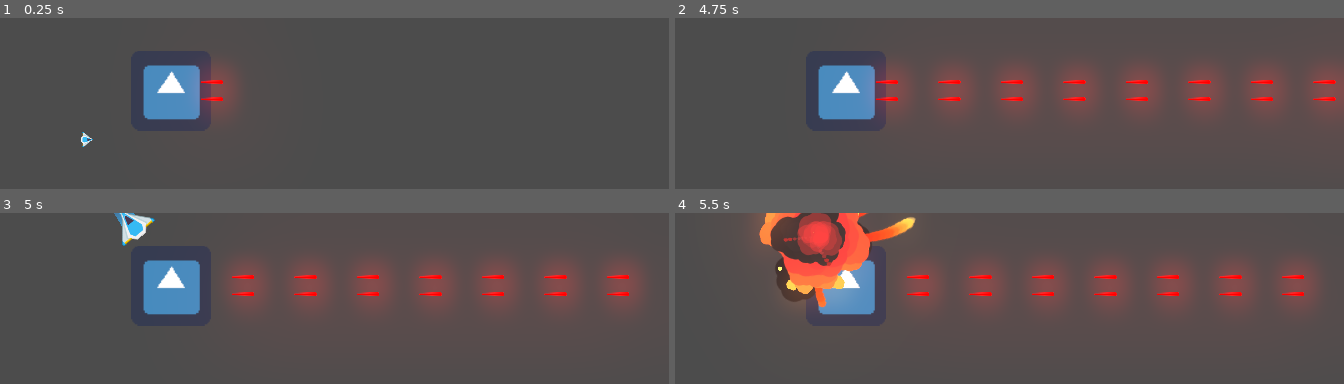
Above: before the commit, frames 1-4 (two rows, left to right).
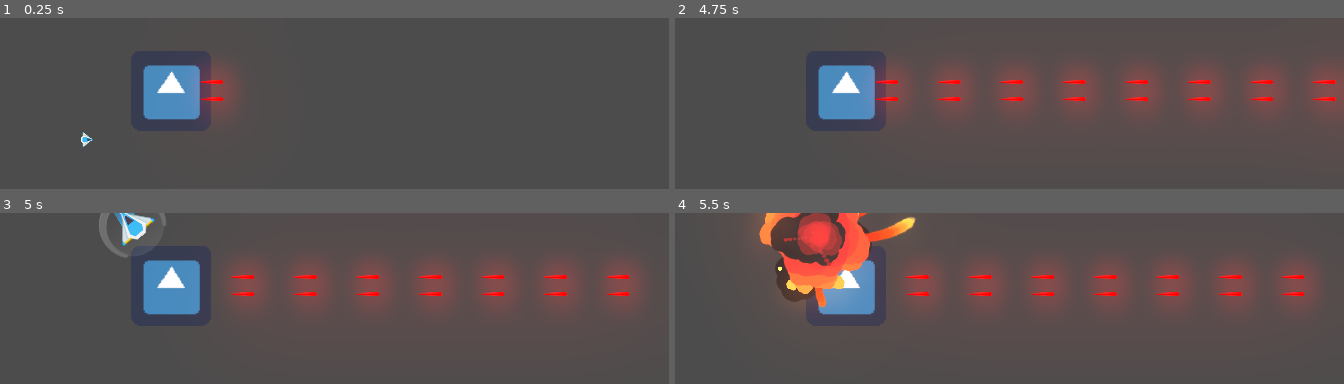
Above: after the commit, the same moments.

Repository: RamaAlves/Meteoritos_juego
Game: Godot game, scene res://Juego/Niveles/NivelTest.tscn
Same seed, same stepped clock (60 frames per second), same inputs: the game is played once before the commit and once after it. The engine's default icon, where the game draws it, is replaced by a stand-in: a white triangle on a blue panel in a dark square.
Inputs (mouse positions are in pixels of both pictures, inside the frame that each line leads up to):
- Up to frame 1 (0.25 s): no input
- Up to frame 2 (4.75 s): move the mouse to (outside the picture) at 0.52 s; hold Up (mover_adelante) 0.53-1.28 s; hold Space (disparo_base) 0.53-1.28 s; move the mouse to (outside the picture) at 1.27 s; hold S (mover_atras) 1.28-2.03 s; tap Shift (disparo_secundario) at 1.35, 4.35 s; move the mouse to (1022, 144) at 2.02 s; hold Left (rotar_antihorario) 2.03-2.78 s; hold Up (mover_adelante) 2.03-3.53 s; move the mouse to (outside the picture) at 2.77 s; tap D (rotar_horario) at 2.85 s; move the mouse to (outside the picture) at 3.52 s; hold Space (disparo_base) 3.53-4.28 s; hold S (mover_atras) from 3.53 s (still down); tap Middle mouse button (escudo, bound only after the commit) at 4.15 s; move the mouse to (701, 175) at 4.27 s
- Up to frame 3 (5 s): keep holding S (mover_atras)
- Up to frame 4 (5.5 s): keep holding S (mover_atras); move the mouse to (outside the picture) at 5.02 s; hold Left (rotar_antihorario) from 5.03 s (still down)

Frames 1-2 are identical in both runs. In frame 3, 0.3% of the frame differs, in the area x 14-25%, y 0-26%; in frame 4, nothing differs.

Commit message:
Agregando escudo Player

Diff:
--- /dev/null
+++ b/Juego/Naves/Player/Escudo/Escudo.gd
@@ -0,0 +1,54 @@
+##Escudo.gd
+class_name Escudo
+extends Area2D
+
+#variables export
+export var energia:float = 10.0
+export var radio_desgaste:float = -1.6
+
+##variables
+var esta_activado:bool = false setget ,get_esta_activado
+
+##setters y getters
+func get_esta_activado()->bool:
+	return esta_activado
+
+##Metodos
+func _ready() -> void:
+	set_process(false)
+	controlar_colisionador(true)
+
+func _process(delta:float)->void:
+	energia+=radio_desgaste*delta
+
+	if energia<=0.0:
+		desactivar()
+
+##Metodos custom
+func controlar_colisionador(esta_desactivado:bool)->void:
+	$CollisionShape2D.set_deferred("disabled", esta_desactivado)
+
+func activar()->void:
+	if energia<=0.0:
+		return
+
+	esta_activado=true
+	controlar_colisionador(false)
+	$AnimationPlayer.play("activandose")
+
+func desactivar()-> void:
+	set_process(false)
+	esta_activado=false
+	controlar_colisionador(true)
+	$AnimationPlayer.play_backwards("activandose")
+
+##Señales internas
+func _on_AnimationPlayer_animation_finished(anim_name: String) -> void:
+	if anim_name=="activandose" and esta_activado:
+		$AnimationPlayer.play("activado")
+		set_process(true)
+
+
+
+func _on_body_entered(body: Node) -> void:
+	body.queue_free()
--- /dev/null
+++ b/Juego/Naves/Player/Escudo/Escudo.tscn
@@ -0,0 +1,241 @@
+[gd_scene load_steps=10 format=2]
+
+[ext_resource path="res://Juego/Naves/Player/Escudo/shieldAbriendo2.png" type="Texture" id=1]
+[ext_resource path="res://Juego/Naves/Player/Escudo/shieldAbriendo1.png" type="Texture" id=2]
+[ext_resource path="res://Juego/Naves/Player/Escudo/shieldCompleto.png" type="Texture" id=3]
+[ext_resource path="res://Juego/Naves/Player/Escudo/soundShield.ogg" type="AudioStream" id=4]
+[ext_resource path="res://Juego/Naves/Player/Escudo/Escudo.gd" type="Script" id=5]
+
+[sub_resource type="CircleShape2D" id=5]
+radius = 73.0274
+
+[sub_resource type="Animation" id=1]
+resource_name = "Default"
+length = 0.001
+tracks/0/type = "value"
+tracks/0/path = NodePath("SpiteCompleto:visible")
+tracks/0/interp = 1
+tracks/0/loop_wrap = true
+tracks/0/imported = false
+tracks/0/enabled = true
+tracks/0/keys = {
+"times": PoolRealArray( 0 ),
+"transitions": PoolRealArray( 1 ),
+"update": 1,
+"values": [ false ]
+}
+tracks/1/type = "value"
+tracks/1/path = NodePath("SpriteAbriendo1:visible")
+tracks/1/interp = 1
+tracks/1/loop_wrap = true
+tracks/1/imported = false
+tracks/1/enabled = true
+tracks/1/keys = {
+"times": PoolRealArray( 0 ),
+"transitions": PoolRealArray( 1 ),
+"update": 1,
+"values": [ false ]
+}
+tracks/2/type = "value"
+tracks/2/path = NodePath("SpriteAbriendo2:visible")
+tracks/2/interp = 1
+tracks/2/loop_wrap = true
+tracks/2/imported = false
+tracks/2/enabled = true
+tracks/2/keys = {
+"times": PoolRealArray( 0 ),
+"transitions": PoolRealArray( 1 ),
+"update": 1,
+"values": [ false ]
+}
+tracks/3/type = "value"
+tracks/3/path = NodePath("SpiteCompleto:scale")
+tracks/3/interp = 1
+tracks/3/loop_wrap = true
+tracks/3/imported = false
+tracks/3/enabled = true
+tracks/3/keys = {
+"times": PoolRealArray( 0 ),
+"transitions": PoolRealArray( 1 ),
+"update": 0,
+"values": [ Vector2( 1, 1 ) ]
+}
+tracks/4/type = "value"
+tracks/4/path = NodePath("SpriteAbriendo1:scale")
+tracks/4/interp = 1
+tracks/4/loop_wrap = true
+tracks/4/imported = false
+tracks/4/enabled = true
+tracks/4/keys = {
+"times": PoolRealArray( 0 ),
+"transitions": PoolRealArray( 1 ),
+"update": 0,
+"values": [ Vector2( 1, 1 ) ]
+}
+tracks/5/type = "value"
+tracks/5/path = NodePath("SpriteAbriendo2:scale")
+tracks/5/interp = 1
+tracks/5/loop_wrap = true
+tracks/5/imported = false
+tracks/5/enabled = true
+tracks/5/keys = {
+"times": PoolRealArray( 0 ),
+"transitions": PoolRealArray( 1 ),
+"update": 0,
+"values": [ Vector2( 1, 1 ) ]
+}
+
+[sub_resource type="Animation" id=3]
+resource_name = "activado"
+loop = true
+step = 0.05
+tracks/0/type = "value"
+tracks/0/path = NodePath("SpiteCompleto:visible")
+tracks/0/interp = 1
+tracks/0/loop_wrap = true
+tracks/0/imported = false
+tracks/0/enabled = true
+tracks/0/keys = {
+"times": PoolRealArray( 0 ),
+"transitions": PoolRealArray( 1 ),
+"update": 1,
+"values": [ true ]
+}
+tracks/1/type = "value"
+tracks/1/path = NodePath("SpiteCompleto:scale")
+tracks/1/interp = 1
+tracks/1/loop_wrap = true
+tracks/1/imported = false
+tracks/1/enabled = true
+tracks/1/keys = {
+"times": PoolRealArray( 0, 0.25, 0.5, 0.75, 1 ),
+"transitions": PoolRealArray( 1, 1, 1, 1, 1 ),
+"update": 0,
+"values": [ Vector2( 1, 1 ), Vector2( 1.2, 1.2 ), Vector2( 1, 1 ), Vector2( 1.2, 1.2 ), Vector2( 1, 1 ) ]
+}
+tracks/2/type = "value"
+tracks/2/path = NodePath("AudioStreamPlayer:playing")
+tracks/2/interp = 1
+tracks/2/loop_wrap = true
+tracks/2/imported = false
+tracks/2/enabled = true
+tracks/2/keys = {
+"times": PoolRealArray( 0.1 ),
+"transitions": PoolRealArray( 1 ),
+"update": 1,
+"values": [ true ]
+}
+
+[sub_resource type="Animation" id=4]
+resource_name = "activandose"
+length = 0.5
+step = 0.01
+tracks/0/type = "value"
+tracks/0/path = NodePath("SpiteCompleto:visible")
+tracks/0/interp = 1
+tracks/0/loop_wrap = true
+tracks/0/imported = false
+tracks/0/enabled = true
+tracks/0/keys = {
+"times": PoolRealArray( 0, 0.48, 0.5 ),
+"transitions": PoolRealArray( 1, 1, 1 ),
+"update": 1,
+"values": [ false, false, true ]
+}
+tracks/1/type = "value"
+tracks/1/path = NodePath("SpriteAbriendo1:visible")
+tracks/1/interp = 1
+tracks/1/loop_wrap = true
+tracks/1/imported = false
+tracks/1/enabled = true
+tracks/1/keys = {
+"times": PoolRealArray( 0, 0.03, 0.18, 0.2, 0.5 ),
+"transitions": PoolRealArray( 1, 1, 1, 1, 1 ),
+"update": 1,
+"values": [ false, true, true, false, false ]
+}
+tracks/2/type = "value"
+tracks/2/path = NodePath("SpriteAbriendo2:visible")
+tracks/2/interp = 1
+tracks/2/loop_wrap = true
+tracks/2/imported = false
+tracks/2/enabled = true
+tracks/2/keys = {
+"times": PoolRealArray( 0, 0.18, 0.2, 0.48, 0.5 ),
+"transitions": PoolRealArray( 1, 1, 1, 1, 1 ),
+"update": 1,
+"values": [ false, false, true, true, false ]
+}
+tracks/3/type = "value"
+tracks/3/path = NodePath("SpiteCompleto:scale")
+tracks/3/interp = 1
+tracks/3/loop_wrap = true
+tracks/3/imported = false
+tracks/3/enabled = true
+tracks/3/keys = {
+"times": PoolRealArray( 0, 0.5 ),
+"transitions": PoolRealArray( 1, 1 ),
+"update": 0,
+"values": [ Vector2( 1, 1 ), Vector2( 1, 1 ) ]
+}
+tracks/4/type = "value"
+tracks/4/path = NodePath("SpriteAbriendo1:scale")
+tracks/4/interp = 1
+tracks/4/loop_wrap = true
+tracks/4/imported = false
+tracks/4/enabled = true
+tracks/4/keys = {
+"times": PoolRealArray( 0, 0.03, 0.2 ),
+"transitions": PoolRealArray( 1, 1, 1 ),
+"update": 0,
+"values": [ Vector2( 0, 0 ), Vector2( 0.2, 0.2 ), Vector2( 0.5, 0.5 ) ]
+}
+tracks/5/type = "value"
+tracks/5/path = NodePath("SpriteAbriendo2:scale")
+tracks/5/interp = 1
+tracks/5/loop_wrap = true
+tracks/5/imported = false
+tracks/5/enabled = true
+tracks/5/keys = {
+"times": PoolRealArray( 0.2, 0.5 ),
+"transitions": PoolRealArray( 1, 1 ),
+"update": 0,
+"values": [ Vector2( 0.5, 0.5 ), Vector2( 1, 1 ) ]
+}
+
+[node name="Escudo" type="Area2D"]
+collision_layer = 0
+collision_mask = 16
+script = ExtResource( 5 )
+
+[node name="CollisionShape2D" type="CollisionShape2D" parent="."]
+shape = SubResource( 5 )
+
+[node name="SpiteCompleto" type="Sprite" parent="."]
+visible = false
+rotation = 1.5708
+texture = ExtResource( 3 )
+
+[node name="SpriteAbriendo1" type="Sprite" parent="."]
+visible = false
+rotation = 1.5708
+scale = Vector2( 1e-05, 1e-05 )
+texture = ExtResource( 2 )
+
+[node name="SpriteAbriendo2" type="Sprite" parent="."]
+visible = false
+rotation = 1.5708
+scale = Vector2( 0.506206, 0.506206 )
+texture = ExtResource( 1 )
+
+[node name="AnimationPlayer" type="AnimationPlayer" parent="."]
+autoplay = "Default"
+anims/Default = SubResource( 1 )
+anims/activado = SubResource( 3 )
+anims/activandose = SubResource( 4 )
+
+[node name="AudioStreamPlayer" type="AudioStreamPlayer" parent="."]
+stream = ExtResource( 4 )
+
+[connection signal="body_entered" from="." to="." method="_on_Escudo_body_entered"]
+[connection signal="animation_finished" from="AnimationPlayer" to="." method="_on_AnimationPlayer_animation_finished"]
--- a/Juego/Naves/Player/Player.gd
+++ b/Juego/Naves/Player/Player.gd
@@ -23,6 +23,7 @@
 onready var motor_sfx:Motor = $MotorSFX
 onready var colisionador:CollisionPolygon2D =$CollisionPolygon2D
 onready var impacto_sfx:AudioStreamPlayer= $ImpactoSFX
+onready var escudo:Escudo = $Escudo
 
 ## Metodos
 func _unhandled_input(event: InputEvent) -> void:
@@ -46,6 +47,10 @@
 		laser.set_is_casting(true)
 	if event.is_action_released("disparo_secundario"):
 		laser.set_is_casting(false)
+
+	#control escudo
+	if event.is_action_pressed("escudo") and not escudo.get_esta_activado():
+		escudo.activar()
 
 func _ready()->void:
 	controlador_estados(estado_actual)
--- a/Juego/Naves/Player/Player.tscn
+++ b/Juego/Naves/Player/Player.tscn
@@ -8,6 +8,7 @@
 [ext_resource path="res://Juego/Naves/Player/estela/Trail2D.tscn" type="PackedScene" id=6]
 [ext_resource path="res://Juego/Naves/Player/motor/MotorSFX.tscn" type="PackedScene" id=7]
 [ext_resource path="res://Juego/Naves/Player/danioPlayer.ogg" type="AudioStream" id=8]
+[ext_resource path="res://Juego/Naves/Player/Escudo/Escudo.tscn" type="PackedScene" id=9]
 
 [sub_resource type="Animation" id=1]
 resource_name = "Default"
@@ -54,7 +55,6 @@
 
 [node name="Sprite" type="Sprite" parent="."]
 rotation = 1.5708
-scale = Vector2( 1e-05, 1e-05 )
 texture = ExtResource( 1 )
 
 [node name="CollisionPolygon2D" type="CollisionPolygon2D" parent="."]
@@ -97,6 +97,8 @@
 stream = ExtResource( 8 )
 bus = "SFX"
 
+[node name="Escudo" parent="." instance=ExtResource( 9 )]
+
 [connection signal="animation_finished" from="AnimationPlayer" to="." method="_on_AnimationPlayer_animation_finished"]
 
 [editable path="Canion"]
--- a/project.godot
+++ b/project.godot
@@ -13,6 +13,11 @@
 "class": "Canion",
 "language": "GDScript",
 "path": "res://Juego/Proyectiles/Proyectiles_player/Canion.gd"
+}, {
+"base": "Area2D",
+"class": "Escudo",
+"language": "GDScript",
+"path": "res://Juego/Naves/Player/Escudo/Escudo.gd"
 }, {
 "base": "Line2D",
 "class": "Estela",
@@ -46,6 +51,7 @@
 } ]
 _global_script_class_icons={
 "Canion": "",
+"Escudo": "",
 "Estela": "",
 "Motor": "",
 "Nivel": "",
@@ -117,6 +123,12 @@
 , Object(InputEventMouseButton,"resource_local_to_scene":false,"resource_name":"","device":-1,"alt":false,"shift":false …(203 unchanged characters)…
  ]
 }
+escudo={
+"deadzone": 0.5,
+"events": [ Object(InputEventMouseButton,"resource_local_to_scene":false,"resource_name":"","device":0,"alt":false,"shift":false,"control":false,"meta":false,"command":false,"button_mask":0,"position":Vector2( 0, 0 ),"global_position":Vector2( 0, 0 ),"factor":1.0,"button_index":3,"pressed":false,"doubleclick":false,"script":null)
+, Object(InputEventKey,"resource_local_to_scene":false,"resource_name":"","device":0,"alt":false,"shift":false,"control":false,"meta":false,"command":false,"pressed":false,"scancode":0,"physical_scancode":69,"unicode":0,"echo":false,"script":null)
+ ]
+}
 
 [layer_names]
 
Binary file added: Juego/Naves/Player/Escudo/shieldAbriendo1.png
Not shown, added: Juego/Naves/Player/Escudo/shieldAbriendo1.png.import
Binary file added: Juego/Naves/Player/Escudo/shieldAbriendo2.png
Not shown, added: Juego/Naves/Player/Escudo/shieldAbriendo2.png.import
Binary file added: Juego/Naves/Player/Escudo/shieldCompleto.png
Not shown, added: Juego/Naves/Player/Escudo/shieldCompleto.png.import
Not shown, added: Juego/Naves/Player/Escudo/soundShield.ogg.import
Not shown: 1 places in Juego/Naves/Player/Player.tscn that only renumber resources
Not shown, added: Juego/Naves/Player/Escudo/soundShield.ogg
